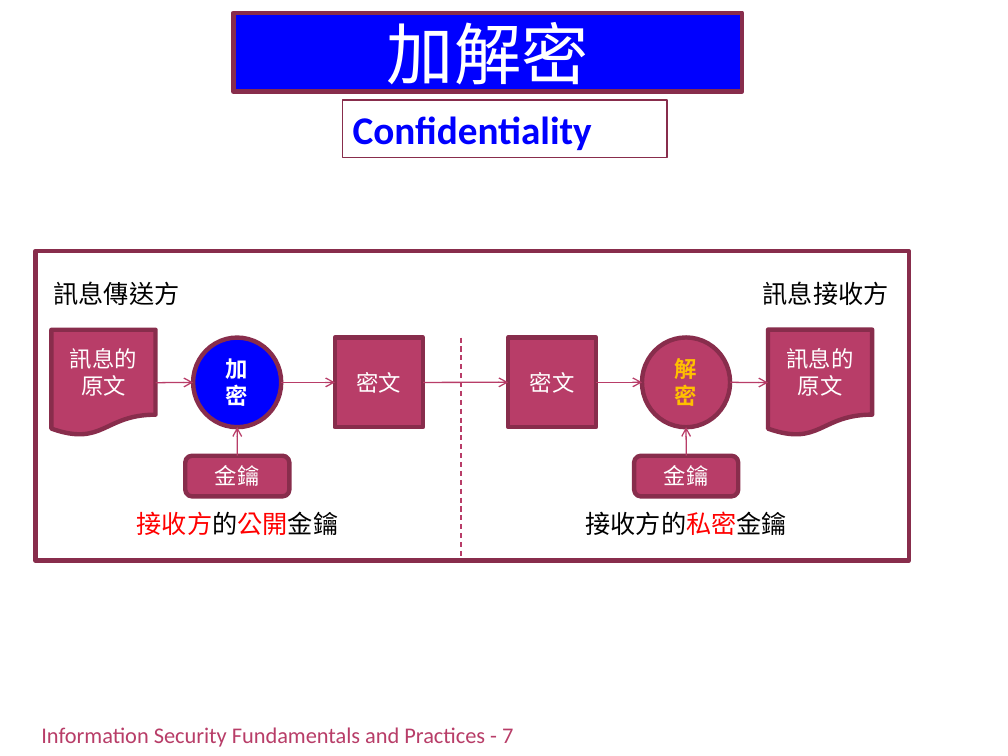
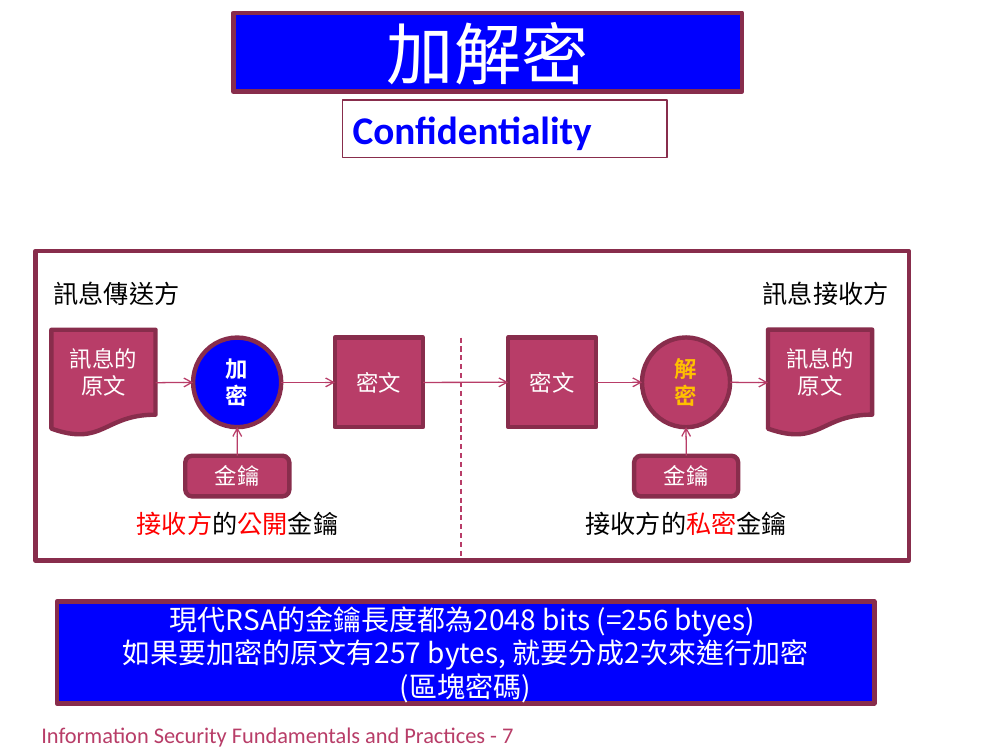
Before and after one commit to chih-chengwu/Information-Security-Markdown, a slide deck: slide 36 of 正本/Ch6_基礎密碼學(潘天佑的第7章).pptx. Drawn at 1008x756 pixels with LibreOffice and Linux fonts; fonts in the diff are those of the drawing; background and template pictures are left out. Boxes give left, top, right and bottom in pixels: in the first picture for what was removed or moved away, otherwise in the second. Text is boxed around its words. In the diff, an @@ line names an element or a change of style, - is before the commit and + after.

```diff
--- a/正本/Ch6_基礎密碼學(潘天佑的第7章).pptx
+++ b/正本/Ch6_基礎密碼學(潘天佑的第7章).pptx
@@ rectangle added at bbox=[56, 602, 874, 704], fill #0000FF, outline #882D4D 3.15 pt, 20 pt, text #FFFFFF @@
+現代RSA的金鑰長度都為2048 bits (=256 btyes)
+如果要加密的原文有257 bytes, 就要分成2次來進行加密
+(區塊密碼)
```
Also in this commit, not shown: 18 other slides changed, 2 slides added, 2 slides removed, 5 other files.
